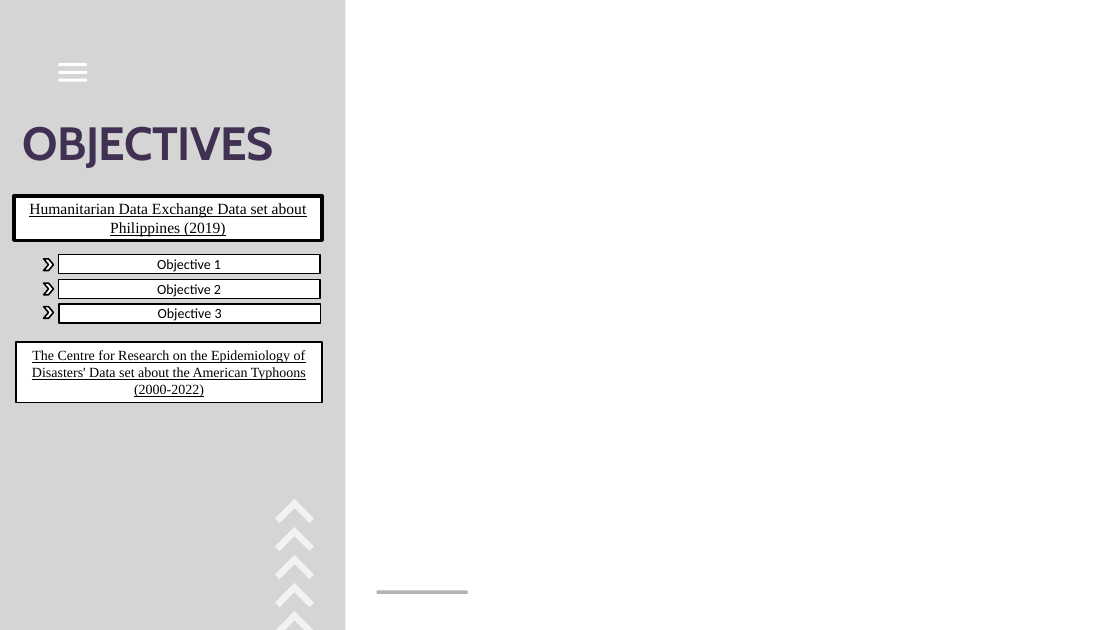
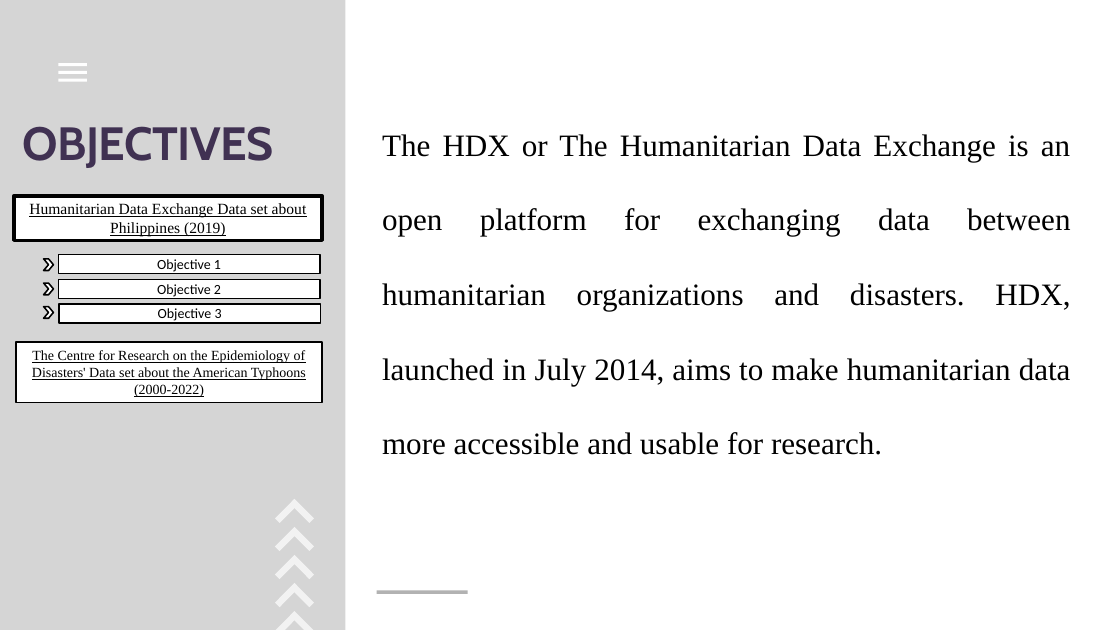
Before and after one commit to GEA960/ITBA-3207_TeamTyphoonAnalysts, a slide deck: slide 7 of Final PPT Template.pptx. Drawn at 1120x630 pixels with LibreOffice and Linux fonts; fonts in the diff are those of the drawing. Boxes give left, top, right and bottom in pixels: in the first picture for what was removed or moved away, otherwise in the second. Text is boxed around its words. In the diff, an @@ line names an element or a change of style, - is before the commit and + after.

```diff
--- a/Final PPT Template.pptx
+++ b/Final PPT Template.pptx
@@ text added at (382,134,1071,455), 40 pt, text #000000 @@
+The HDX or The Humanitarian Data Exchange is an open platform for exchanging data between humanitarian organizations and disasters. HDX, launched in July 2014, aims to make humanitarian data more accessible and usable for research.
```
Also in this commit, not shown: 7 other slides changed.
